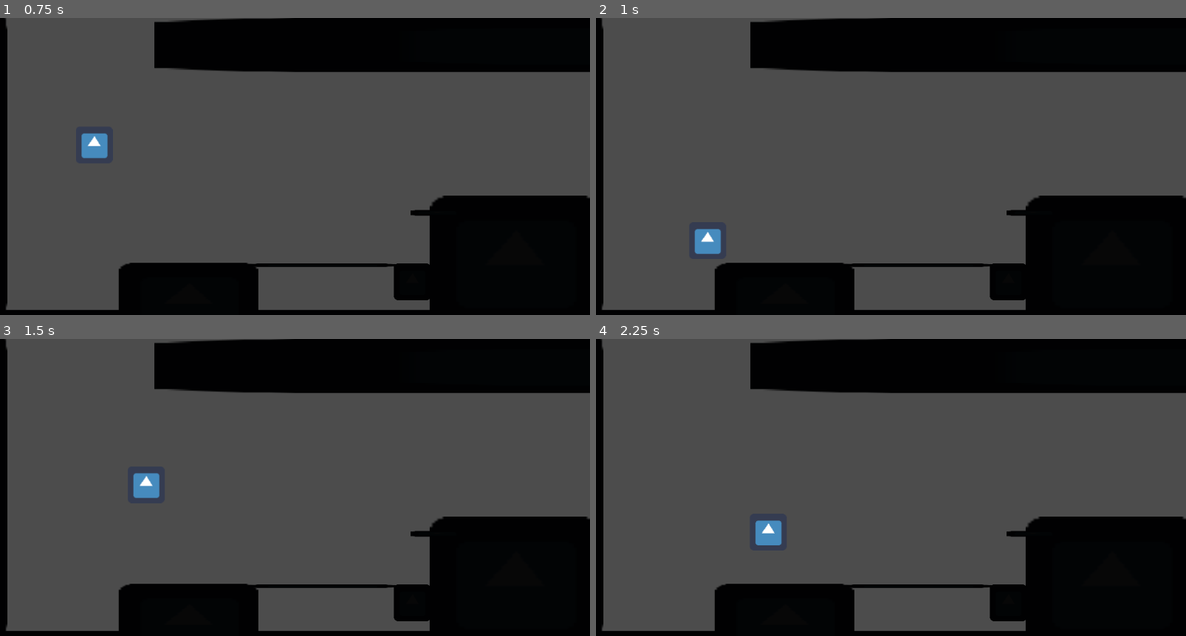
Above: before the commit, frames 1-4 (two rows, left to right).
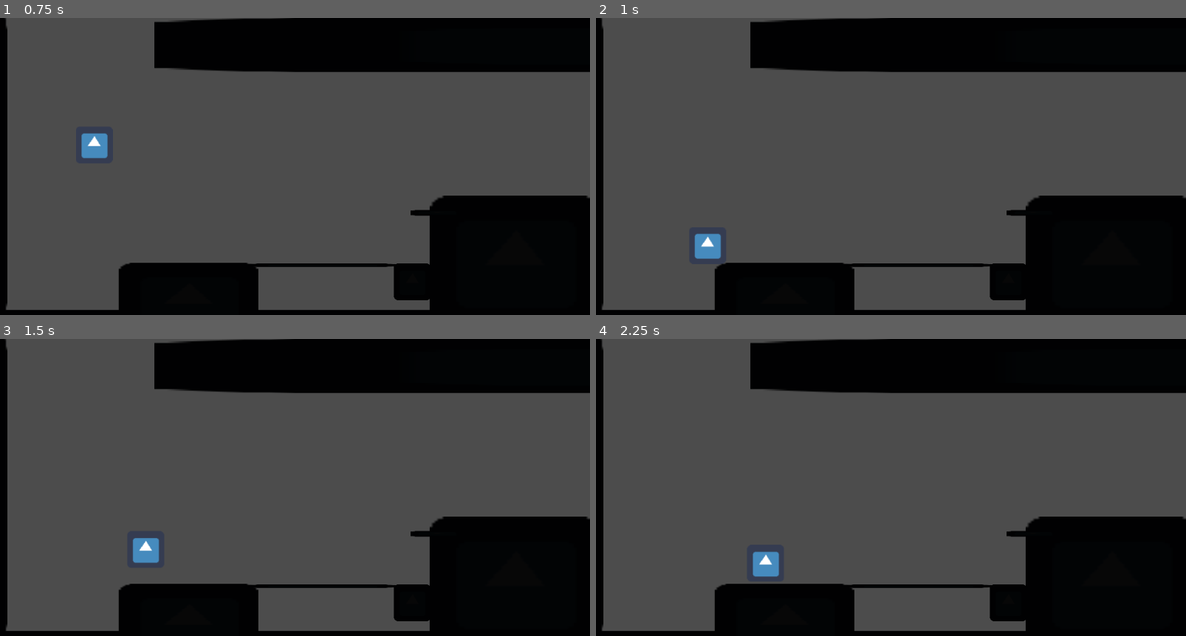
Above: after the commit, the same moments.

Repository: LeonardoMaidana/Tarea_Rep_Mov
Game: Godot game, scene res://Mundo/Mundo.tscn
Two runs of this game, one before a commit and one after it. Both use one fixed random seed, a clock stepped at 60 frames per second and the inputs below. The engine's default icon, where the game draws it, is replaced by a stand-in: a white triangle on a blue panel in a dark square.
Inputs:
- Up to frame 1 (0.75 s): hold Right (ui_right) from 0.53 s (still down); hold Up (ui_up) from 0.53 s (still down)
- Up to frame 2 (1 s): keep holding Right (ui_right); keep holding Up (ui_up)
- Up to frame 3 (1.5 s): keep holding Right (ui_right); release Up (ui_up) at 1.28 s; tap Up (ui_up) at 1.35 s
- Up to frame 4 (2.25 s): tap Up (ui_up) at 1.52, 1.82 s; release Right (ui_right) at 2.03 s; hold Left (ui_left) from 2.03 s (still down); hold Up (ui_up) from 2.03 s (still down)

Frame 1 is identical in both runs. In frame 2, 0.2% of the frame differs, in the area x 16-22%, y 70-82%; in frame 3, 0.8%; in frame 4, 0.8%, in the area x 26-32%, y 61-81%.

Commit message:
Update_jump
Mejore el salto para que se asemeje al juego.

Diff:
--- a/Personaje/Personaje.gd
+++ b/Personaje/Personaje.gd
@@ -4,6 +4,7 @@
 const maxSpeed = 120
 
 const jumpHeight = -500
+const limitJump = -800
 const up = Vector2(0,-1)
 const gravity = 15
 
@@ -14,6 +15,10 @@
 
 	motion.y +=gravity
 	var friction=false
+
+	if Input.is_action_just_released("ui_up") or Input.is_action_just_released("ui_left") or Input.is_action_just_released("ui_right"):
+		motion.x = 0
+		motion.y = 0
 
 	if Input.is_action_pressed("ui_right"):
 
@@ -27,12 +32,13 @@
 		friction = true
 
 	if is_on_floor():
-		if Input.is_action_pressed("ui_up"):
-			motion.y = jumpHeight
+		if Input.is_action_just_pressed("ui_up"):
+			motion.y = max(motion.y + jumpHeight, limitJump)
+
 		if friction ==true:
 			motion.x = lerp(motion.x,0,0.5)
 	else:
 		if friction ==true:
 			motion.x=lerp(motion.x,0,0.01)
 
-	motion = move_and_slide(motion,up);
+	motion = move_and_slide(motion,up)
